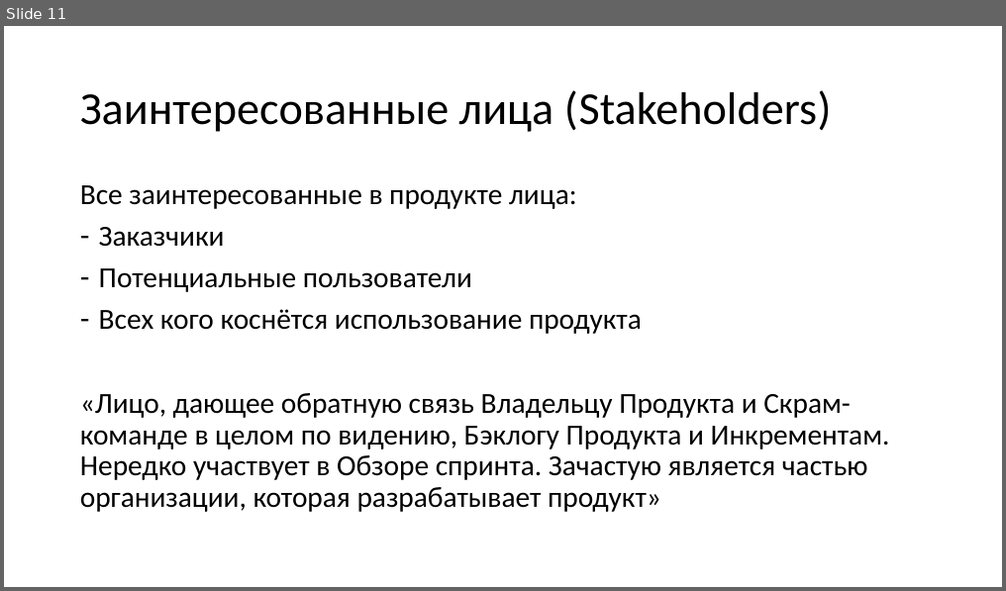
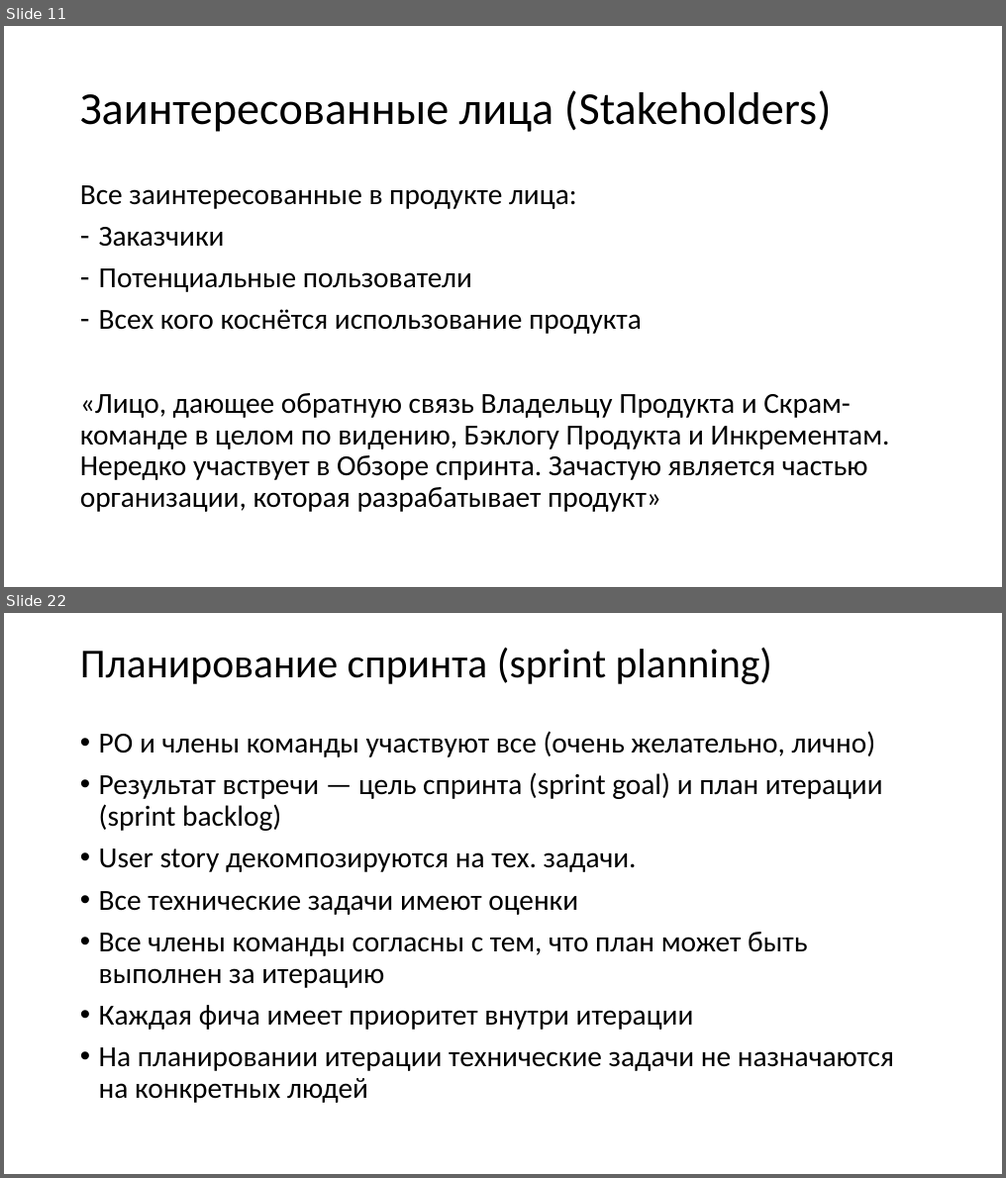
Before and after one commit to xtrueman/soft_dev_mgmt_course, a slide deck: slides/01-SCRUM.pptx. Shown one above the other, each under a label of ours: slide 11 before the commit, slides 11 and 22 after it; the slides between them are not shown. The pictures are 1006x591 and 1006x1178 pixels, drawn with LibreOffice and Linux fonts; fonts in the diff are those of the drawing. Boxes give left, top, right and bottom in pixels: in the first picture for what was removed or moved away, otherwise in the second. Text is boxed around its words. In the diff, an @@ line names an element or a change of style, - is before the commit and + after.

```diff
--- a/slides/01-SCRUM.pptx
+++ b/slides/01-SCRUM.pptx
@@ slide 22 added at [4, 613, 1002, 1174], background #FFFFFF @@
@@ title added at [80, 647, 772, 684], 39.6 pt, text #000000 @@
+Планирование спринта (sprint planning)
@@ text added at [99, 731, 894, 1103], 28 pt, text #000000 @@
+• PO и члены команды участвуют все (очень желательно, лично)
+• Результат встречи — цель спринта (sprint goal) и план итерации (sprint backlog)
+• User story декомпозируются на тех. задачи.
+• Все технические задачи имеют оценки
+• Все члены команды согласны с тем, что план может быть выполнен за итерацию
+• Каждая фича имеет приоритет внутри итерации
+• На планировании итерации технические задачи не назначаются на конкретных людей
```
Also in this commit, not shown: 2 slides changed, 11 other slides added, 6 other files.
